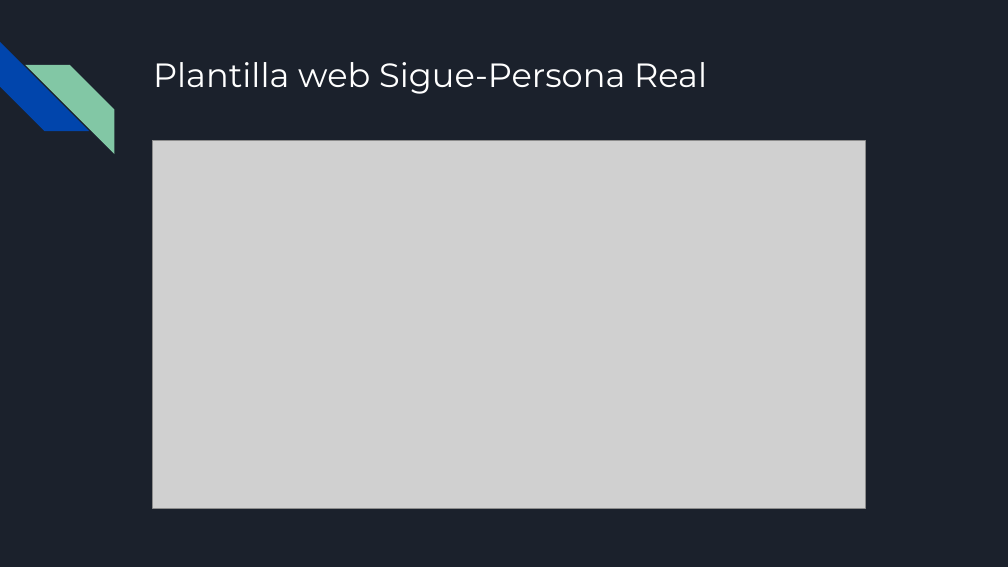
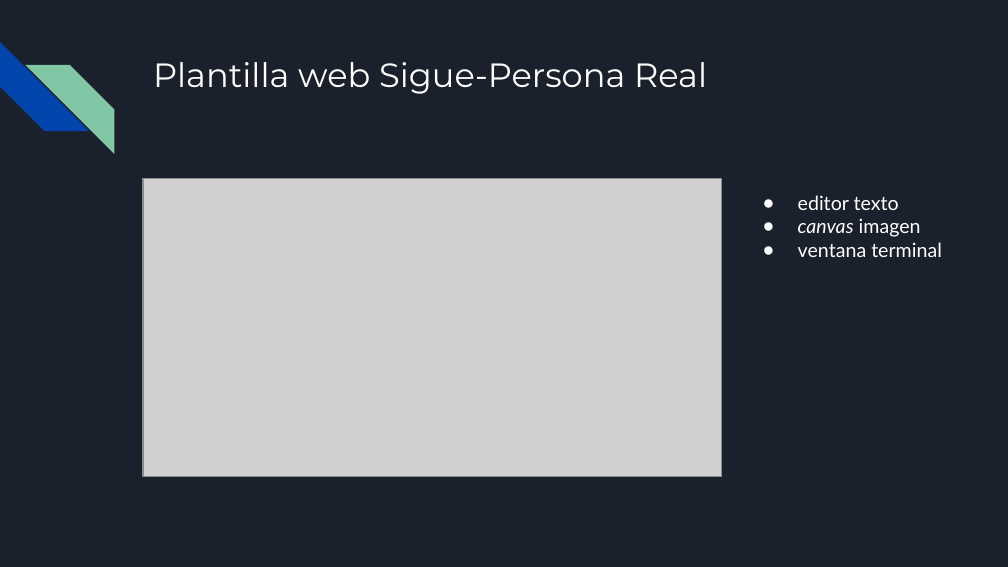
Before and after one commit to RoboticsLabURJC/2021-tfg-carlos-caminero, a slide deck: slide 12 of presentacion/presentacion.pptx (slide 11 before the commit). Drawn at 1008x567 pixels with LibreOffice and Linux fonts; fonts in the diff are those of the drawing; grey boxes stand for pictures. Boxes give left, top, right and bottom in pixels: in the first picture for what was removed or moved away, otherwise in the second. Text is boxed around its words. In the diff, an @@ line names an element or a change of style, - is before the commit and + after.

```diff
--- a/presentacion/presentacion.pptx
+++ b/presentacion/presentacion.pptx
@@ picture resized from (x1=152, y1=140, x2=865, y2=508) to (x1=143, y1=178, x2=722, y2=477) @@
@@ text added at (x1=798, y1=195, x2=942, y2=257), 14 pt, text #FFFFFF @@
+● editor texto
+● canvas imagen
+● ventana terminal
```
Also in this commit, not shown: 3 other slides changed, 1 slide added, 2 slides removed, 1 other file.
